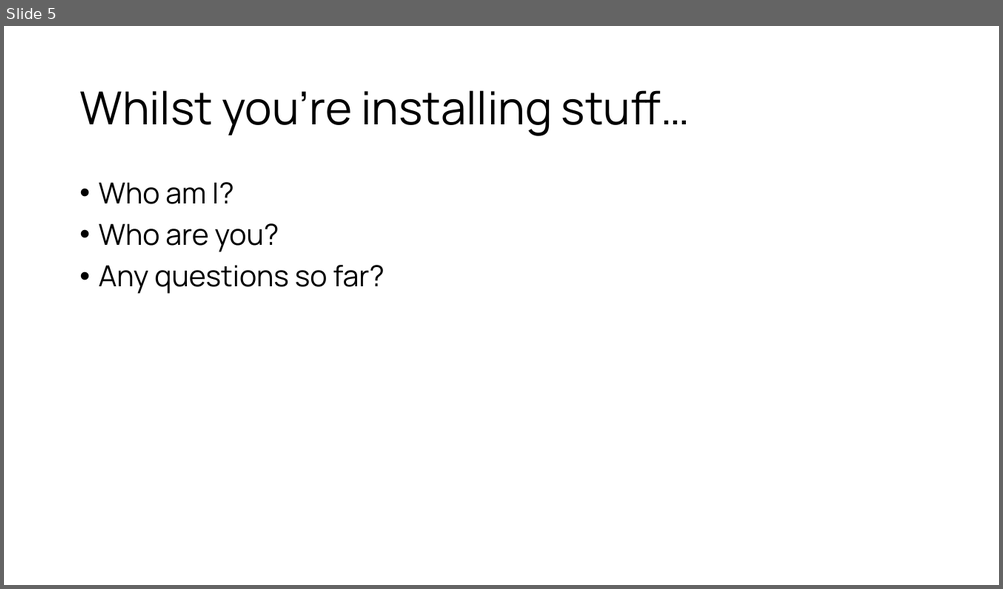
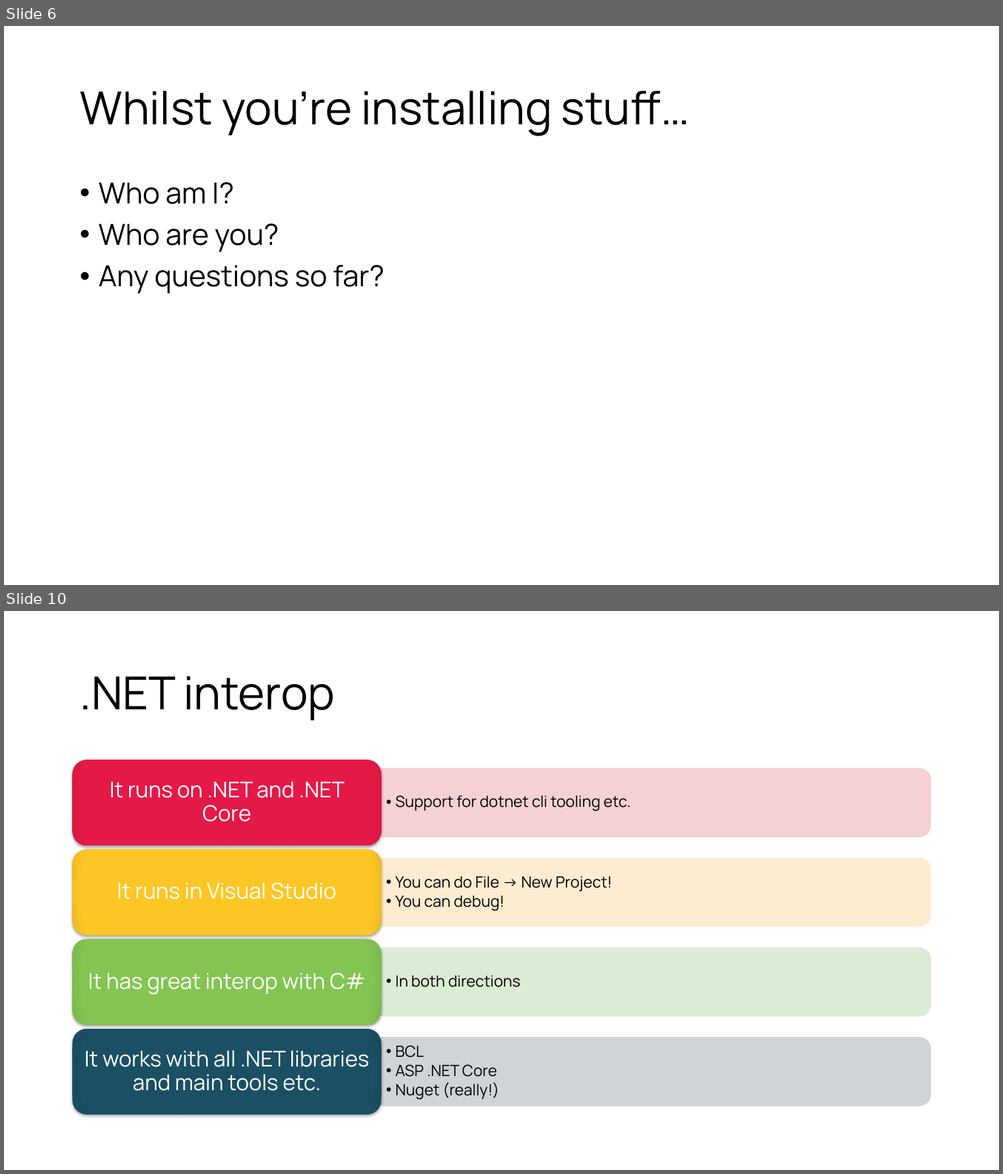
Before and after one commit to CompositionalIT/fs-quickstart, a slide deck: Spartakiade 2019 Berlin.pptx. Shown one above the other, each under a label of ours: slide 5 before the commit, slides 6 and 10 after it; the slides between them are not shown. The pictures are 1003x589 and 1003x1174 pixels, drawn with LibreOffice and Linux fonts; fonts in the diff are those of the drawing; background and template pictures are left out. Boxes give left, top, right and bottom in pixels: in the first picture for what was removed or moved away, otherwise in the second. Text is boxed around its words. In the diff, an @@ line names an element or a change of style, - is before the commit and + after.

```diff
--- a/Spartakiade 2019 Berlin.pptx
+++ b/Spartakiade 2019 Berlin.pptx
@@ slide 10 added at [4, 611, 999, 1170], background #FFFFFF @@
@@ title added at [79, 676, 336, 721], 44 pt, text #000000 @@
+.NET interop
@@ group added at [73, 760, 930, 1116]: 8 texts, 4 round same rects, 4 rounded rectangles @@
+  • Support for dotnet cli tooling etc.
+It runs on .NET and .NET Core
+  • You can do File -> New Project!
+  • You can debug!
+It runs in Visual Studio
+  • In both directions
+It has great interop with C#
+  • BCL
+  • ASP .NET Core
+  • Nuget (really!)
+It works with all .NET libraries and main tools etc.
@@ what was slide 5 is now slide 6 @@
```
Also in this commit, not shown: 3 other slides added, 1 other file.
